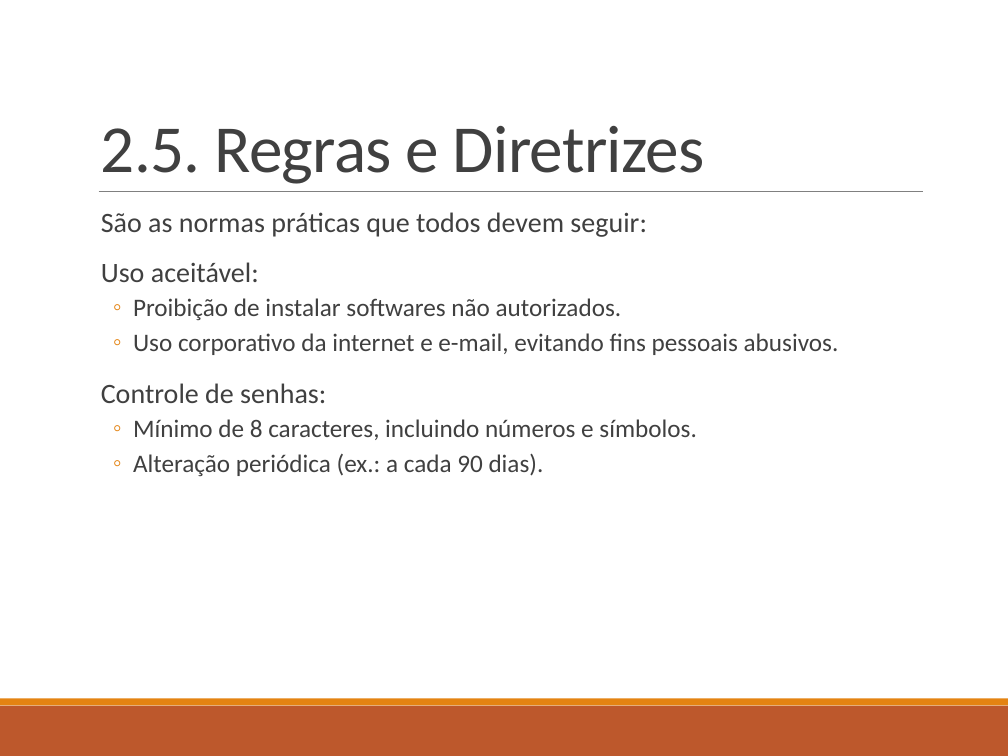
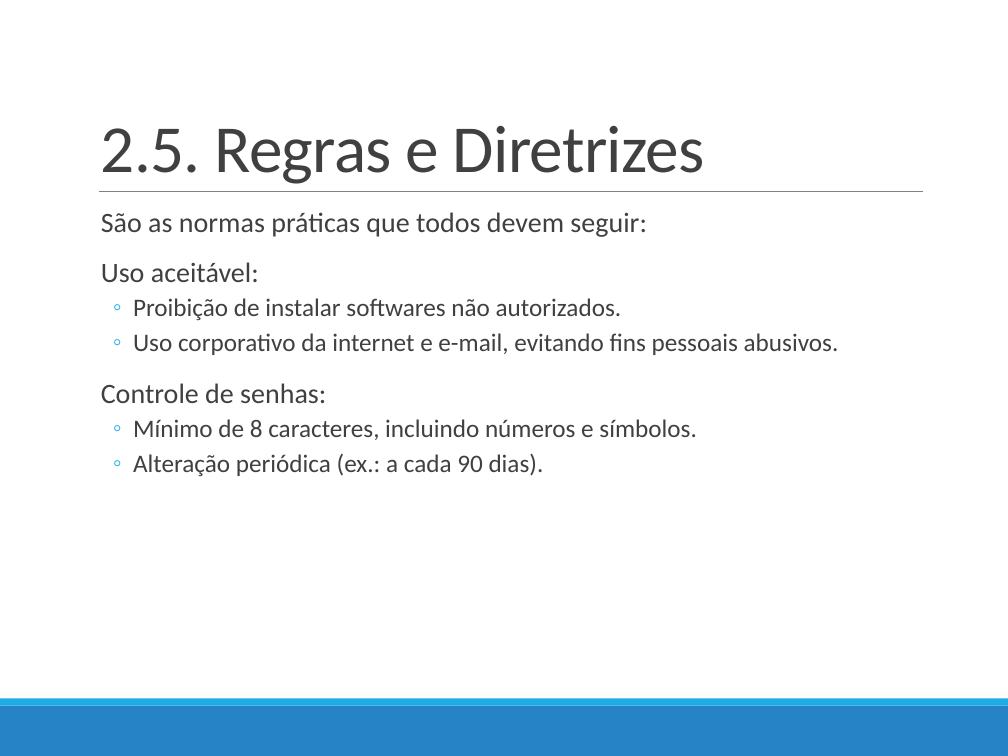
Before and after one commit to profAndreSouza/Material, a slide deck: slide 13 of Segurança da Informação/Aula-03-Politicas-de-Segurança.pptx. Drawn at 1008x756 pixels with LibreOffice and Linux fonts; fonts in the diff are those of the drawing. Boxes give left, top, right and bottom in pixels: in the first picture for what was removed or moved away, otherwise in the second. Text is boxed around its words. In the diff, an @@ line names an element or a change of style, - is before the commit and + after.

```diff
--- a/Segurança da Informação/Aula-03-Politicas-de-Segurança.pptx
+++ b/Segurança da Informação/Aula-03-Politicas-de-Segurança.pptx
@@ text "São as normas práticas que ..." at bbox=[101, 212, 839, 476]: bullet colour #E48312 to #1CADE4 @@
@@ rectangle at bbox=[0, 706, 1008, 756]: fill #BD582C to #2683C6 @@
@@ rectangle at bbox=[0, 699, 1008, 706]: fill #E48312 to #1CADE4 @@
```
Also in this commit, not shown: 32 other slides changed.
